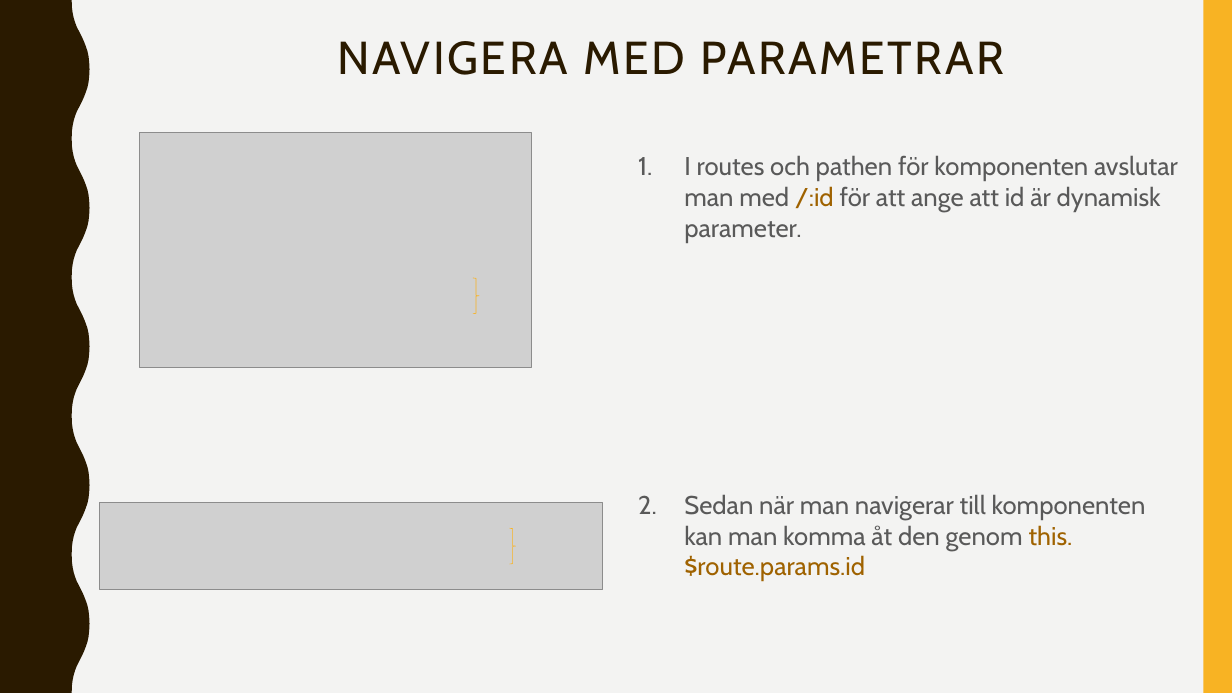
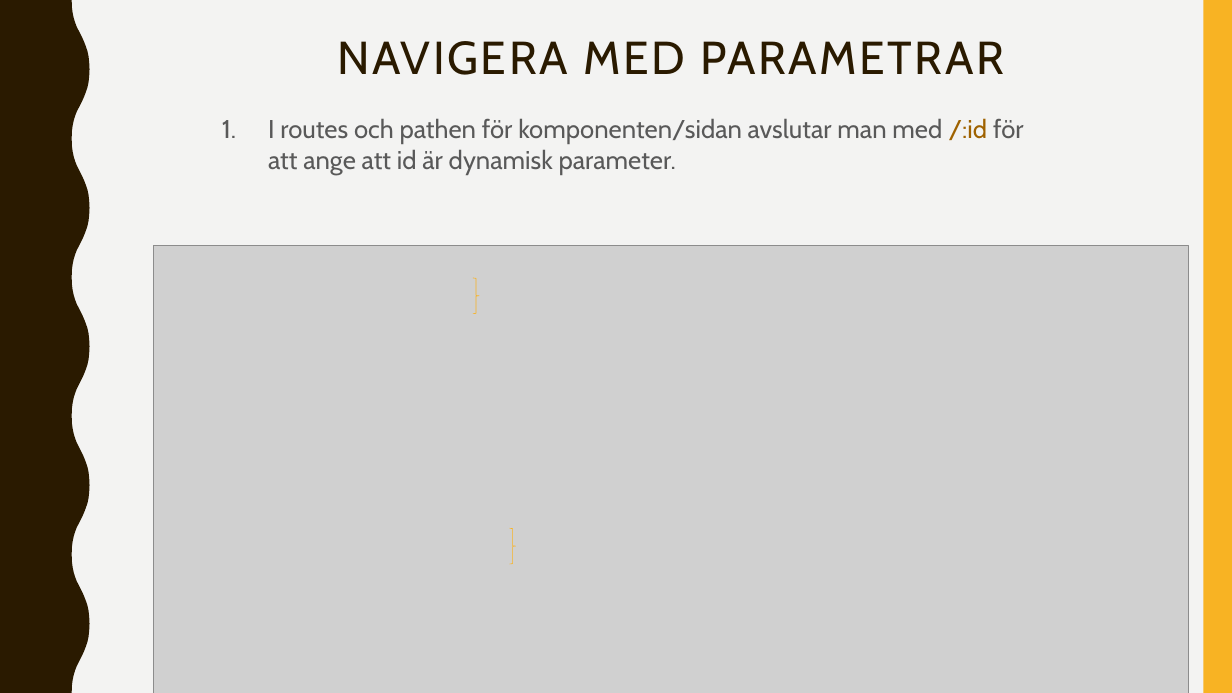
Before and after one commit to abbjetmus/programmering, a slide deck: slide 7 of Vue/Vue-Router.pptx (slide 8 before the commit). Drawn at 1232x693 pixels with LibreOffice and Linux fonts; fonts in the diff are those of the drawing; grey boxes stand for pictures. Boxes give left, top, right and bottom in pixels: in the first picture for what was removed or moved away, otherwise in the second. Text is boxed around its words. In the diff, an @@ line names an element or a change of style, - is before the commit and + after.

Commit message:
latest

```diff
--- a/Vue/Vue-Router.pptx
+++ b/Vue/Vue-Router.pptx
@@ text at [268, 118, 1024, 174]: text changed @@
-1. I routes och pathen för komponenten avslutar man med /:id för att ange att id är dynamisk parameter.
-2. Sedan när man navigerar till komponenten kan man komma åt den genom this.$route.params.id
+1. I routes och pathen för komponenten/sidan avslutar man med /:id för att ange att id är dynamisk parameter.
@@ picture removed at [140, 133, 531, 368] @@
@@ picture added at [153, 246, 1189, 693] @@
@@ picture removed at [100, 503, 604, 591] @@
```
Also in this commit, not shown: 2 other slides changed, 4 slides added, 4 slides removed.
